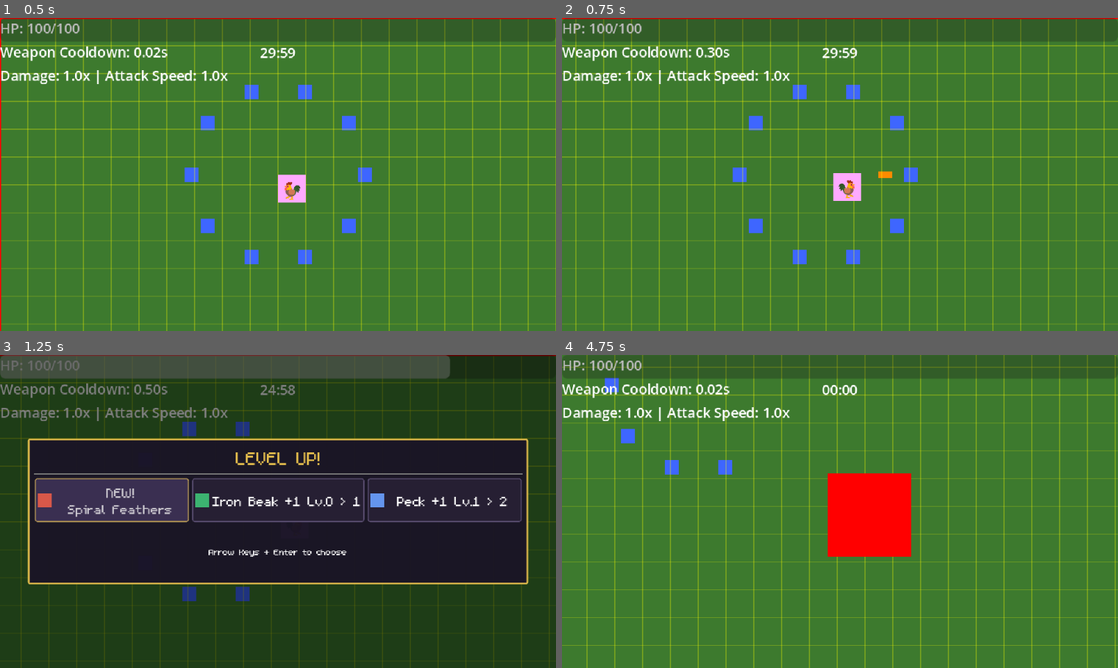
Above: before the commit, frames 1-4 (two rows, left to right).
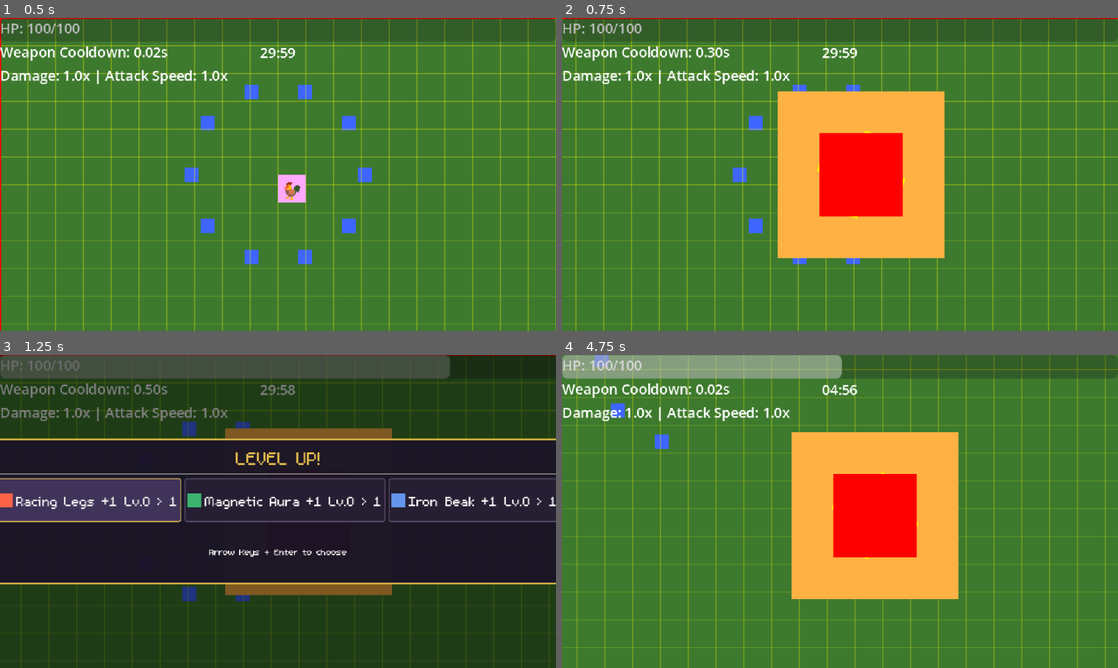
Above: after the commit, the same moments.

Repository: thejoshyee/sarimanok-game
Game: Godot game, scene res://main.tscn
Two runs of this game, one before a commit and one after it. Both use one fixed random seed, a clock stepped at 60 frames per second and the inputs below.
Inputs:
- Up to frame 1 (0.5 s): no input
- Up to frame 2 (0.75 s): tap Enter (ui_accept) at 0.5 s; hold Right (move_right) from 0.53 s (still down); hold 4 from 0.53 s (still down)
- Up to frame 3 (1.25 s): keep holding Right (move_right); keep holding 4; tap Enter (ui_accept) at 0.77 s; tap 1 at 0.8 s
- Up to frame 4 (4.75 s): release Right (move_right) at 1.25 s; release 4 at 1.25 s; click "NEW! Spiral Feathers" (after the commit: "Racing Legs +1 Lv.0 > 1") at 1.25 s; click "NEW! Feather Shot" (after the commit: "Racing Legs +1 Lv.1 > 2") at 2 s; click "NEW! Flame Wing" (after the commit: "Magnetic Aura +1 Lv.0 > 1") at 2.75 s; hold S (move_down) 3.53-4.28 s; tap 1 at 3.6 s; tap Enter (ui_accept) at 3.77 s; tap 2 at 3.8 s; hold Right (move_right) from 4.28 s (still down); hold 2 from 4.28 s (still down); tap 3 at 4.55 s

Frame 1 is identical in both runs. In frame 2, 16% of the frame differs, in the area x 38-69%, y 23-77%; in frame 3, 9.8%; in frame 4, 26%, in the area x 0-100%, y 0-100%.

Commit message:
chore(debug): add KEY_4 toggle to max weapons for repro testing

Diff:
--- a/game/scripts/core/main.gd
+++ b/game/scripts/core/main.gd
@@ -91,7 +91,7 @@
 			# Respawn 10 gems
 			test_spawn_xp_gems()
 
-	# DEBUG: Press 1/2/3 to skip 5/10/20 minutes (just_pressed prevents spam)
+	# DEBUG: Press 1/2/3 to skip 5/10/20 minutes and key 4 to max all weapons to level 5
 	if Input.is_physical_key_pressed(KEY_1) and not _debug_key_held:
 		_debug_key_held = true
 		GameTimer.debug_skip_minutes(5)
@@ -101,8 +101,12 @@
 	elif Input.is_physical_key_pressed(KEY_3) and not _debug_key_held:
 		_debug_key_held = true
 		GameTimer.debug_skip_minutes(20)
-	elif not Input.is_physical_key_pressed(KEY_1) and not Input.is_physical_key_pressed(KEY_2) and not Input.is_physical_key_pressed(KEY_3):
+	elif Input.is_physical_key_pressed(KEY_4) and not _debug_key_held:
+		_debug_key_held = true
+		debug_max_weapons()
+	elif not Input.is_physical_key_pressed(KEY_1) and not Input.is_physical_key_pressed(KEY_2) and not Input.is_physical_key_pressed(KEY_3) and not Input.is_physical_key_pressed(KEY_4):
 		_debug_key_held = false
+
 
 
 	# Camera follows the player
@@ -133,3 +137,12 @@
 
 	# Print pool stats after spawning
 	print("After spawn - ", PoolManager.get_pool_stats("pickup_xp_gem"))
+
+func debug_max_weapons() -> void:
+	var wm = $Player/WeaponManager
+	for data in WeaponDatabase.get_all_weapons():
+		if wm.get_weapon_by_id(data.id) == null:
+			wm.add_weapon(data)
+		for i in 4:
+			wm.upgrade_weapon(data.id)
+	print("DEBUG: maxed all weapons to level 5")
Not shown, changed: .taskmaster/tasks/tasks.json
